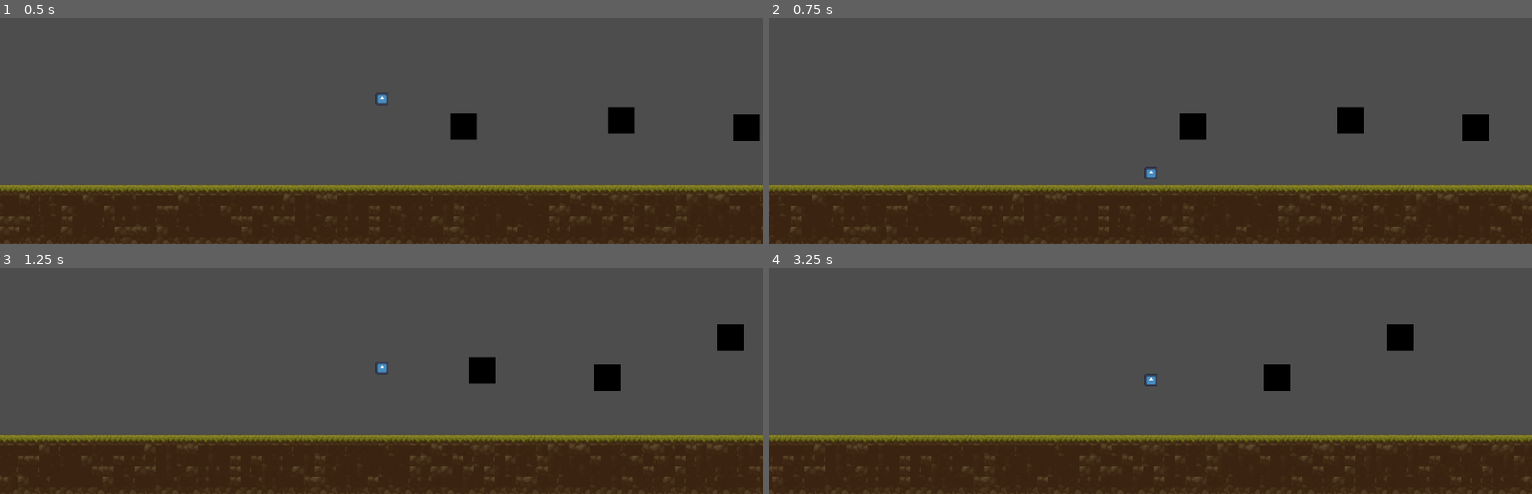
Above: before the commit, frames 1-4 (two rows, left to right).
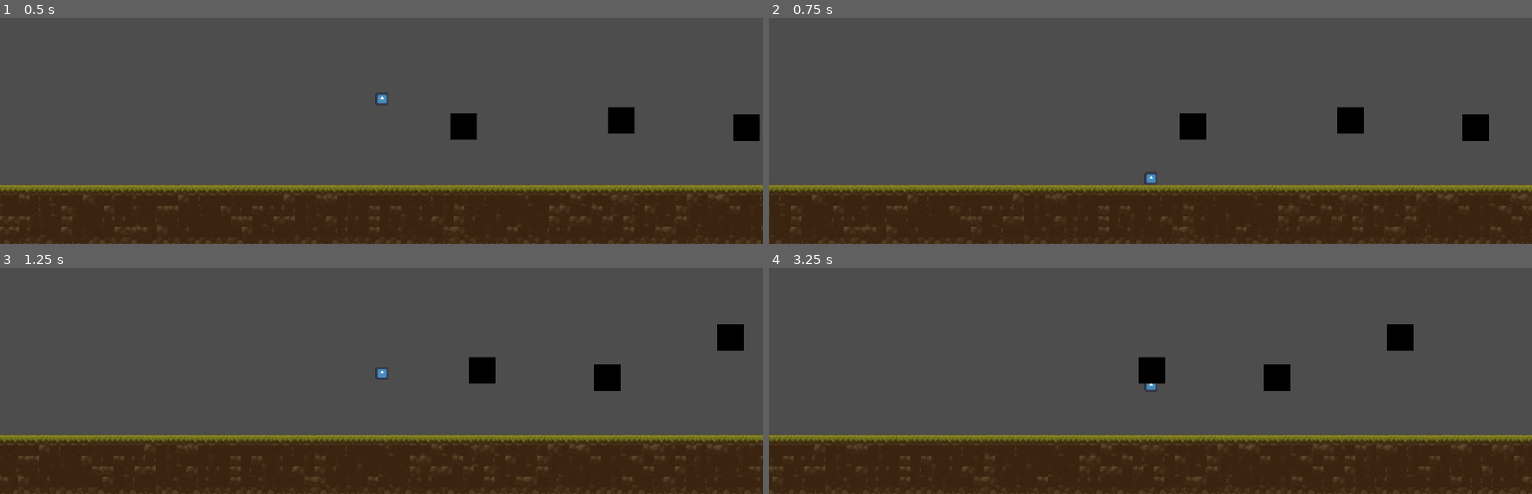
Above: after the commit, the same moments.

Repository: CristianUnq/GodotJamJuego
Game: Godot game, scene res://scenes/main.tscn
The game is run twice, just before and just after one commit, with the same random seed, the same clock (stepped at 60 frames per second) and the same inputs. The engine's default icon, where the game draws it, is replaced by a stand-in: a white triangle on a blue panel in a dark square.
Inputs:
- Up to frame 1 (0.5 s): no input
- Up to frame 2 (0.75 s): tap Enter (ui_accept) at 0.5 s; hold Right (ui_right) from 0.53 s (still down)
- Up to frame 3 (1.25 s): keep holding Right (ui_right); tap Enter (ui_accept) at 0.77 s
- Up to frame 4 (3.25 s): tap Enter (ui_accept) at 1.52, 3.02 s; release Right (ui_right) at 2.03 s; hold Left (ui_left) 2.03-2.78 s; hold Right (ui_right) from 2.78 s (still down)

Frame 1 is identical in both runs. In frame 2, less than 0.1% of the frame differs, in the area x 49-51%, y 65-74%; in frame 3, less than 0.1%; in frame 4, 0.5%, in the area x 48-52%, y 39-55%.

Commit message:
se agregan colisiones a los tiles

Diff:
--- a/tradiciones-perdidas/scenes/main.tscn
+++ b/tradiciones-perdidas/scenes/main.tscn
@@ -3,21 +3,20 @@
 [ext_resource type="PackedScene" uid="uid://ddql7jyom53ar" path="res://scenes/character_body_2d.tscn" id="1_o5qli"]
 [ext_resource type="PackedScene" uid="uid://byknjuo8bcrgl" path="res://scenes/object.tscn" id="2_0wfyh"]
 [ext_resource type="Texture2D" uid="uid://ckcd0j7i1u8xt" path="res://assets/sprite/TX Tileset Ground.png" id="3_sugp2"]
-
-[sub_resource type="WorldBoundaryShape2D" id="WorldBoundaryShape2D_0xm2m"]
-distance = -72.0
 
 [sub_resource type="TileSetAtlasSource" id="TileSetAtlasSource_jyhfs"]
 texture = ExtResource("3_sugp2")
 0:0/0 = 0
 0:0/0/terrain_set = 0
 0:0/0/terrain = 0
+0:0/0/physics_layer_0/polygon_0/points = PackedVector2Array(-8, -6.115196, -3.4173145, -8, 8, -8, 8, 8, -5.036043, 8, -8, 4.3166103)
 0:0/0/terrains_peering_bit/right_side = 0
 0:0/0/terrains_peering_bit/bottom_right_corner = 0
 0:0/0/terrains_peering_bit/bottom_side = 0
 1:0/0 = 0
 1:0/0/terrain_set = 0
 1:0/0/terrain = 0
+1:0/0/physics_layer_0/polygon_0/points = PackedVector2Array(-8, -8, 8, -8, 8, 2.5180225, -8, 2.6978817)
 1:0/0/terrains_peering_bit/right_side = 0
 1:0/0/terrains_peering_bit/bottom_right_corner = 0
 1:0/0/terrains_peering_bit/bottom_side = 0
@@ -26,6 +25,7 @@
 2:0/0 = 0
 2:0/0/terrain_set = 0
 2:0/0/terrain = 0
+2:0/0/physics_layer_0/polygon_0/points = PackedVector2Array(-8, -8, 8, -8, 8, 2.5180225, -8, 2.6978817)
 2:0/0/terrains_peering_bit/right_side = 0
 2:0/0/terrains_peering_bit/bottom_right_corner = 0
 2:0/0/terrains_peering_bit/bottom_side = 0
@@ -34,6 +34,7 @@
 3:0/0 = 0
 3:0/0/terrain_set = 0
 3:0/0/terrain = 0
+3:0/0/physics_layer_0/polygon_0/points = PackedVector2Array(-8, -8, 8, -8, 8, 2.5180225, -8, 2.6978817)
 3:0/0/terrains_peering_bit/right_side = 0
 3:0/0/terrains_peering_bit/bottom_right_corner = 0
 3:0/0/terrains_peering_bit/bottom_side = 0
@@ -42,6 +43,7 @@
 4:0/0 = 0
 4:0/0/terrain_set = 0
 4:0/0/terrain = 0
+4:0/0/physics_layer_0/polygon_0/points = PackedVector2Array(-8, -8, 8, -8, 8, 2.5180225, -8, 2.6978817)
 4:0/0/terrains_peering_bit/right_side = 0
 4:0/0/terrains_peering_bit/bottom_right_corner = 0
 4:0/0/terrains_peering_bit/bottom_side = 0
@@ -50,6 +52,7 @@
 5:0/0 = 0
 5:0/0/terrain_set = 0
 5:0/0/terrain = 0
+5:0/0/physics_layer_0/polygon_0/points = PackedVector2Array(8, -8, 8, 8, -0.17985725, 8, 0, 0.8992939, -8, 1.0791531, -8, -8)
 5:0/0/terrains_peering_bit/bottom_side = 0
 5:0/0/terrains_peering_bit/bottom_left_corner = 0
 5:0/0/terrains_peering_bit/left_side = 0
@@ -70,6 +73,7 @@
 0:1/0 = 0
 0:1/0/terrain_set = 0
 0:1/0/terrain = 0
+0:1/0/physics_layer_0/polygon_0/points = PackedVector2Array(-8, -8, 1.0791531, -8, 0.8992939, 8, -8, 8)
 0:1/0/terrains_peering_bit/right_side = 0
 0:1/0/terrains_peering_bit/bottom_right_corner = 0
 0:1/0/terrains_peering_bit/bottom_side = 0
@@ -122,6 +126,7 @@
 5:1/0 = 0
 5:1/0/terrain_set = 0
 5:1/0/terrain = 0
+5:1/0/physics_layer_0/polygon_0/points = PackedVector2Array(0.8992939, 8, 0.8992939, -8, 8, -8, 8, 8)
 5:1/0/terrains_peering_bit/bottom_side = 0
 5:1/0/terrains_peering_bit/bottom_left_corner = 0
 5:1/0/terrains_peering_bit/left_side = 0
@@ -144,6 +149,7 @@
 0:2/0 = 0
 0:2/0/terrain_set = 0
 0:2/0/terrain = 0
+0:2/0/physics_layer_0/polygon_0/points = PackedVector2Array(-8, -8, 1.0791531, -8, 0.8992939, 8, -8, 8)
 0:2/0/terrains_peering_bit/right_side = 0
 0:2/0/terrains_peering_bit/bottom_right_corner = 0
 0:2/0/terrains_peering_bit/bottom_side = 0
@@ -196,6 +202,7 @@
 5:2/0 = 0
 5:2/0/terrain_set = 0
 5:2/0/terrain = 0
+5:2/0/physics_layer_0/polygon_0/points = PackedVector2Array(0.8992939, 8, 0.8992939, -8, 8, -8, 8, 8)
 5:2/0/terrains_peering_bit/bottom_side = 0
 5:2/0/terrains_peering_bit/bottom_left_corner = 0
 5:2/0/terrains_peering_bit/left_side = 0
@@ -214,6 +221,7 @@
 0:3/0 = 0
 0:3/0/terrain_set = 0
 0:3/0/terrain = 0
+0:3/0/physics_layer_0/polygon_0/points = PackedVector2Array(-8, -8, 1.0791531, -8, 0.8992939, 8, -8, 8)
 0:3/0/terrains_peering_bit/right_side = 0
 0:3/0/terrains_peering_bit/bottom_right_corner = 0
 0:3/0/terrains_peering_bit/bottom_side = 0
@@ -266,6 +274,7 @@
 5:3/0 = 0
 5:3/0/terrain_set = 0
 5:3/0/terrain = 0
+5:3/0/physics_layer_0/polygon_0/points = PackedVector2Array(0.8992939, 8, 0.8992939, -8, 8, -8, 8, 8)
 5:3/0/terrains_peering_bit/bottom_side = 0
 5:3/0/terrains_peering_bit/bottom_left_corner = 0
 5:3/0/terrains_peering_bit/left_side = 0
@@ -284,6 +293,7 @@
 0:4/0 = 0
 0:4/0/terrain_set = 0
 0:4/0/terrain = 0
+0:4/0/physics_layer_0/polygon_0/points = PackedVector2Array(-8, -8, 1.0791531, -8, 0.8992939, 8, -8, 8)
 0:4/0/terrains_peering_bit/right_side = 0
 0:4/0/terrains_peering_bit/bottom_right_corner = 0
 0:4/0/terrains_peering_bit/bottom_side = 0
@@ -336,6 +346,7 @@
 5:4/0 = 0
 5:4/0/terrain_set = 0
 5:4/0/terrain = 0
+5:4/0/physics_layer_0/polygon_0/points = PackedVector2Array(0.8992939, 8, 0.8992939, -8, 8, -8, 8, 8)
 5:4/0/terrains_peering_bit/bottom_side = 0
 5:4/0/terrains_peering_bit/bottom_left_corner = 0
 5:4/0/terrains_peering_bit/left_side = 0
@@ -344,12 +355,14 @@
 0:5/0 = 0
 0:5/0/terrain_set = 0
 0:5/0/terrain = 0
+0:5/0/physics_layer_0/polygon_0/points = PackedVector2Array(8, 8, 8, 2.3381634, -1.2590103, 1.7985878, -0.8992939, -8, -8, -8, -8, 8)
 0:5/0/terrains_peering_bit/right_side = 0
 0:5/0/terrains_peering_bit/top_side = 0
 0:5/0/terrains_peering_bit/top_right_corner = 0
 1:5/0 = 0
 1:5/0/terrain_set = 0
 1:5/0/terrain = 0
+1:5/0/physics_layer_0/polygon_0/points = PackedVector2Array(8, 0.71943474, -0.17985725, 0.71943474, -8, 0.8992939, -8, 8, 8, 8)
 1:5/0/terrains_peering_bit/right_side = 0
 1:5/0/terrains_peering_bit/left_side = 0
 1:5/0/terrains_peering_bit/top_left_corner = 0
@@ -358,6 +371,7 @@
 2:5/0 = 0
 2:5/0/terrain_set = 0
 2:5/0/terrain = 0
+2:5/0/physics_layer_0/polygon_0/points = PackedVector2Array(8, 0.71943474, -0.17985725, 0.71943474, -8, 0.8992939, -8, 8, 8, 8)
 2:5/0/terrains_peering_bit/right_side = 0
 2:5/0/terrains_peering_bit/left_side = 0
 2:5/0/terrains_peering_bit/top_left_corner = 0
@@ -366,6 +380,7 @@
 3:5/0 = 0
 3:5/0/terrain_set = 0
 3:5/0/terrain = 0
+3:5/0/physics_layer_0/polygon_0/points = PackedVector2Array(8, 0.71943474, -0.17985725, 0.71943474, -8, 0.8992939, -8, 8, 8, 8)
 3:5/0/terrains_peering_bit/right_side = 0
 3:5/0/terrains_peering_bit/left_side = 0
 3:5/0/terrains_peering_bit/top_left_corner = 0
@@ -374,6 +389,7 @@
 4:5/0 = 0
 4:5/0/terrain_set = 0
 4:5/0/terrain = 0
+4:5/0/physics_layer_0/polygon_0/points = PackedVector2Array(8, 0.71943474, -0.17985725, 0.71943474, -8, 0.8992939, -8, 8, 8, 8)
 4:5/0/terrains_peering_bit/right_side = 0
 4:5/0/terrains_peering_bit/left_side = 0
 4:5/0/terrains_peering_bit/top_left_corner = 0
@@ -382,6 +398,7 @@
 5:5/0 = 0
 5:5/0/terrain_set = 0
 5:5/0/terrain = 0
+5:5/0/physics_layer_0/polygon_0/points = PackedVector2Array(8, -8, 2.3381634, -8, 1.7985878, 1.2590103, -8, 0.8992939, -8, 8, 8, 8)
 5:5/0/terrains_peering_bit/left_side = 0
 5:5/0/terrains_peering_bit/top_left_corner = 0
 5:5/0/terrains_peering_bit/top_side = 0
@@ -962,6 +979,7 @@
 31:31/0 = 0
 
 [sub_resource type="TileSet" id="TileSet_tbgi4"]
+physics_layer_0/collision_layer = 1
 terrain_set_0/mode = 0
 terrain_set_0/terrain_0/name = "floor"
 terrain_set_0/terrain_0/color = Color(0.64548564, 0.0247651, 0.5816961, 1)
@@ -979,13 +997,6 @@
 limit_left = -500
 limit_bottom = 730
 
-[node name="StaticBody2D" type="StaticBody2D" parent="." unique_id=353768770]
-position = Vector2(32, 560)
-metadata/_edit_group_ = true
-
-[node name="CollisionShape2D" type="CollisionShape2D" parent="StaticBody2D" unique_id=1741742101]
-shape = SubResource("WorldBoundaryShape2D_0xm2m")
-
 [node name="ecos" type="Node2D" parent="." unique_id=1617101857]
 
 [node name="Object4" parent="ecos" unique_id=893956957 instance=ExtResource("2_0wfyh")]
